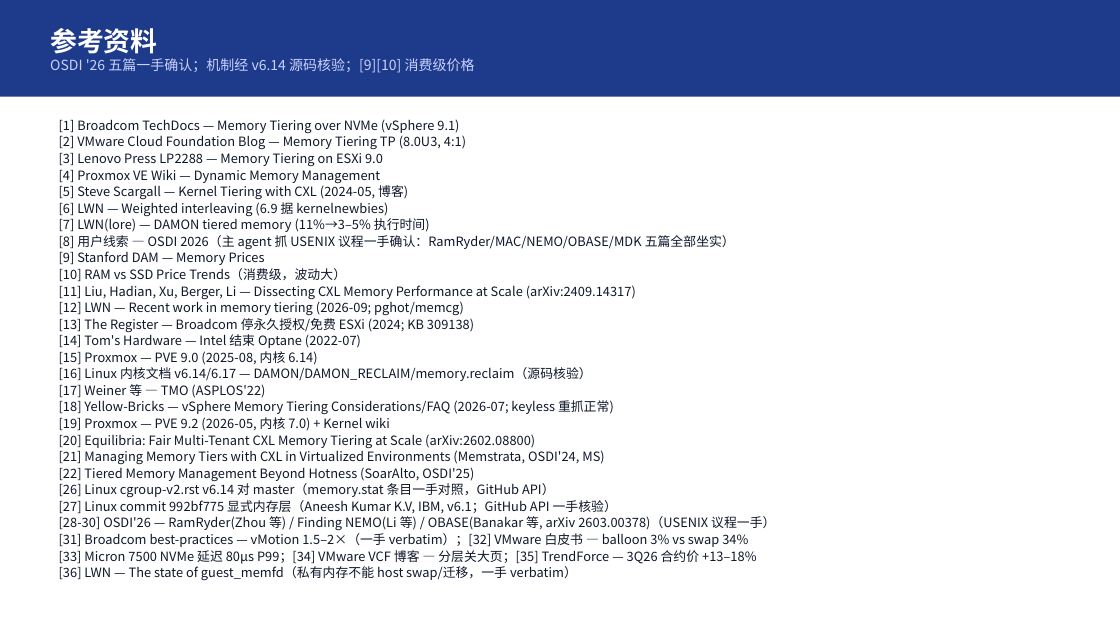
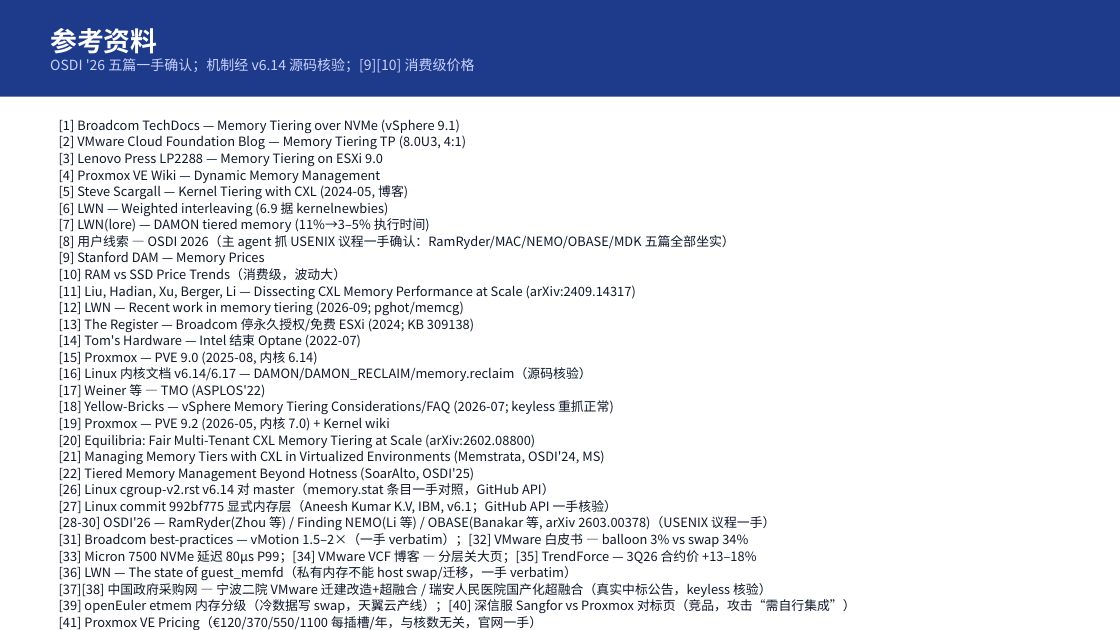
Before and after one commit to turtacn/storm, a slide deck: slide 15 of docs/harness-sop/examples/memory-tiring-p2v/mt-v1.pptx. Drawn at 1120x630 pixels with LibreOffice and Linux fonts; fonts in the diff are those of the drawing. Boxes give left, top, right and bottom in pixels: in the first picture for what was removed or moved away, otherwise in the second. Text is boxed around its words. In the diff, an @@ line names an element or a change of style, - is before the commit and + after.

```diff
--- a/docs/harness-sop/examples/memory-tiring-p2v/mt-v1.pptx
+++ b/docs/harness-sop/examples/memory-tiring-p2v/mt-v1.pptx
@@ text at (59,583,856,630): paragraphs added @@
+[37][38] 中国政府采购网 — 宁波二院 VMware 迁建改造+超融合 / 瑞安人民医院国产化超融合（真实中标公告，keyless 核验）
+[39] openEuler etmem 内存分级（冷数据写 swap，天翼云产线）；[40] 深信服 Sangfor vs Proxmox 对标页（竞品，攻击“需自行集成”）
+[41] Proxmox VE Pricing（€120/370/550/1100 每插槽/年，与核数无关，官网一手）
```
Also in this commit, not shown: 1 other slide changed, 2 other files.
